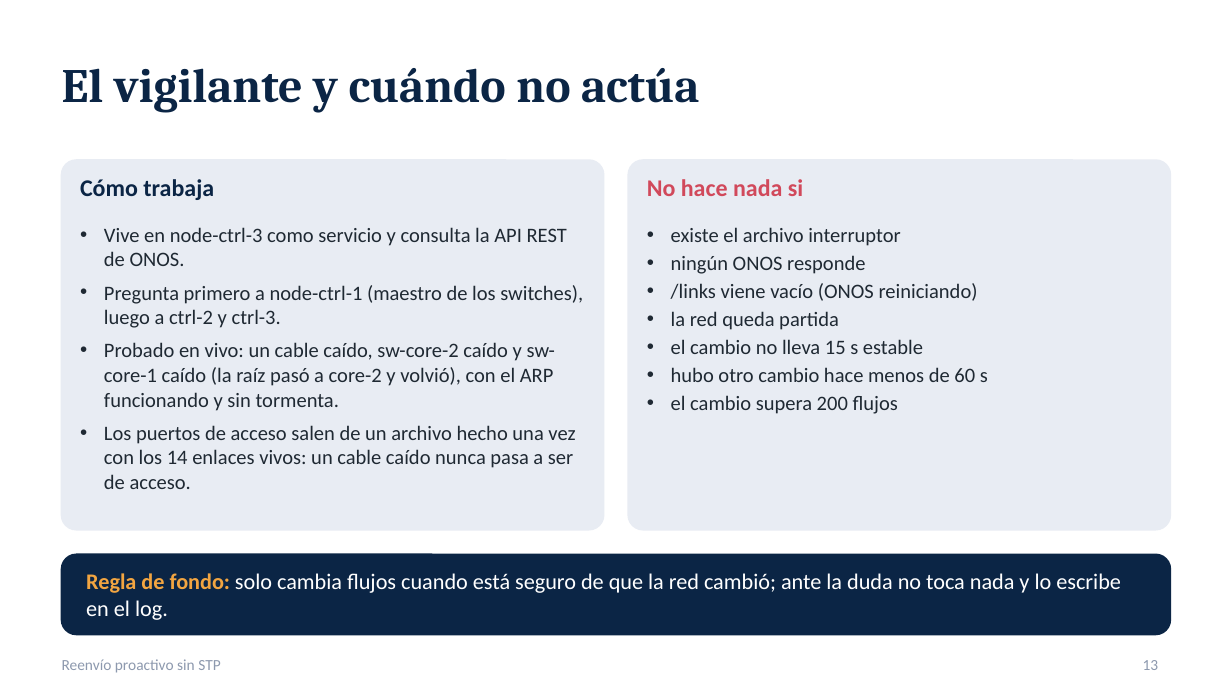
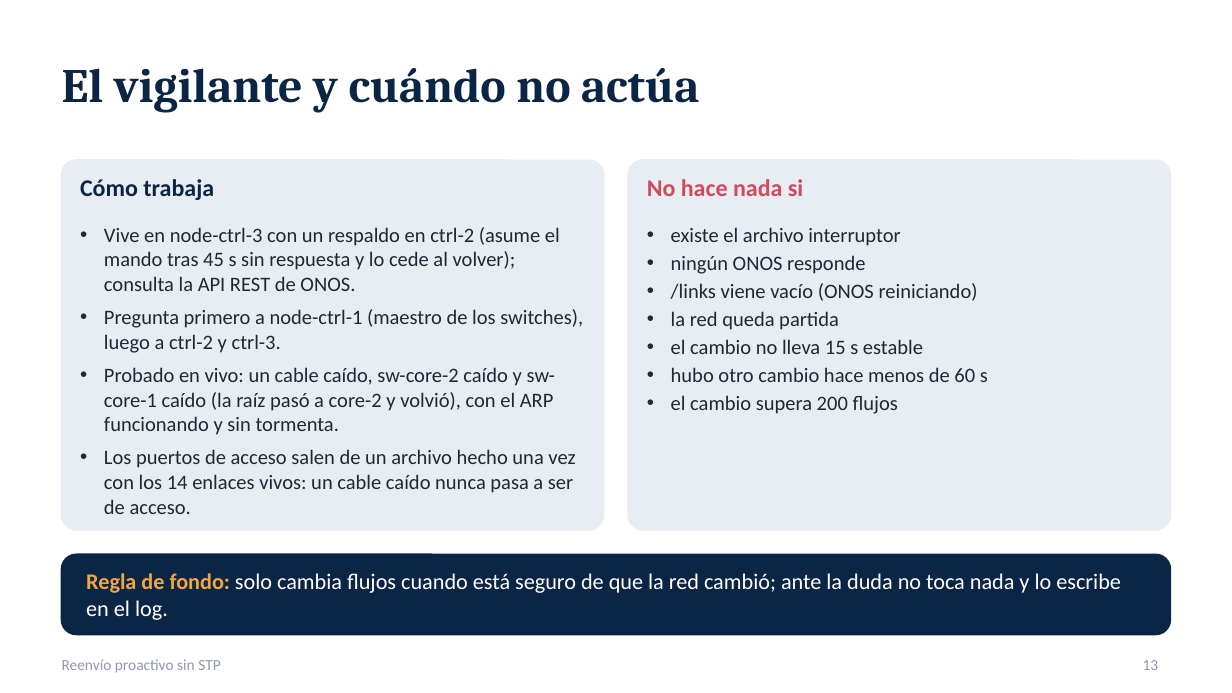
Before and after one commit to SergioAnderson123/proyecto-sdn, a slide deck: slide 13 of docs/Reenvio_proactivo_sin_STP.pptx. Drawn at 1232x693 pixels with LibreOffice and Linux fonts; fonts in the diff are those of the drawing. Boxes give left, top, right and bottom in pixels: in the first picture for what was removed or moved away, otherwise in the second. Text is boxed around its words. In the diff, an @@ line names an element or a change of style, - is before the commit and + after.

Commit message:
docs: resultado en vivo del respaldo del vigilante (asume a los 42 s, aplica en 15 s, cede a los 5 s)

```diff
--- a/docs/Reenvio_proactivo_sin_STP.pptx
+++ b/docs/Reenvio_proactivo_sin_STP.pptx
@@ text at (104,227,560,291): text changed @@
-• Vive en node-ctrl-3 como servicio y consulta la API REST de ONOS.
+• Vive en node-ctrl-3 con un respaldo en ctrl-2 (asume el mando tras 45 s sin respuesta y lo cede al volver); consulta la API REST de ONOS.
```
Also in this commit, not shown: 2 other slides changed, 1 other file.
